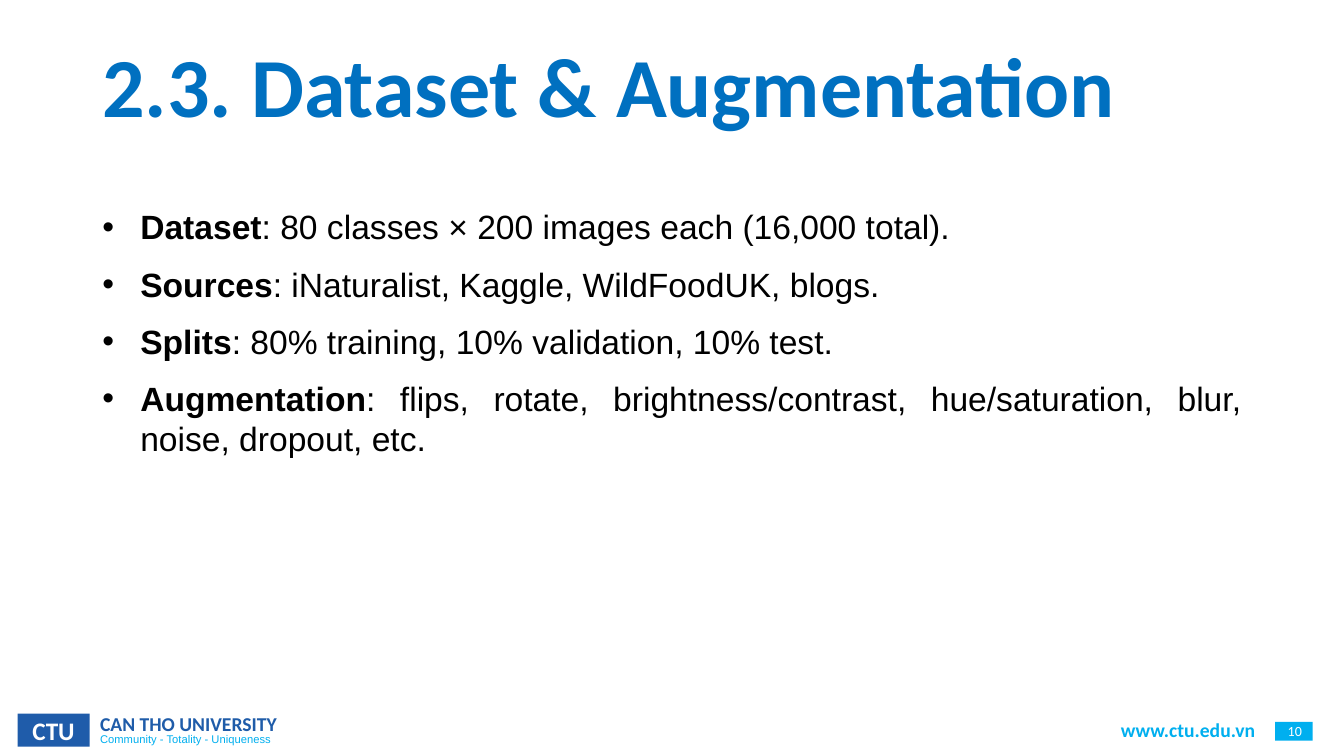
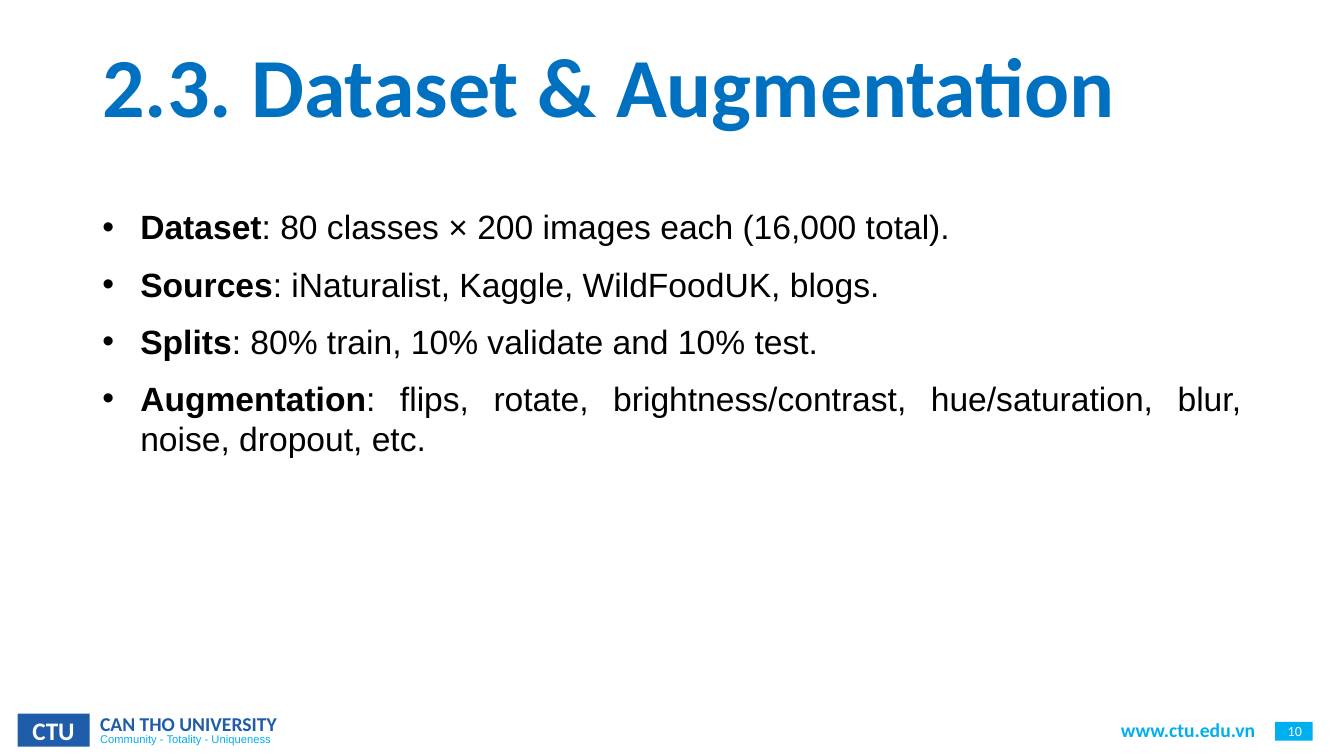
Before and after one commit to CommonHouseCat/fungiscan-mushroom-identifier, a slide deck: slide 10 of Báo cáo/GraduationThesis.pptx. Drawn at 1344x756 pixels with LibreOffice and Linux fonts; fonts in the diff are those of the drawing; background and template pictures are left out. Boxes give left, top, right and bottom in pixels: in the first picture for what was removed or moved away, otherwise in the second. Text is boxed around its words. In the diff, an @@ line names an element or a change of style, - is before the commit and + after.

```diff
--- a/Báo cáo/GraduationThesis.pptx
+++ b/Báo cáo/GraduationThesis.pptx
@@ text at (140,329,818,361): text changed @@
-• Splits: 80% training, 10% validation, 10% test.
+• Splits: 80% train, 10% validate and 10% test.
```
Also in this commit, not shown: 9 other slides changed.
